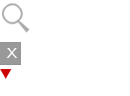
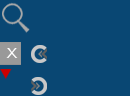
Layers edited between the first and the second 130 x 96 image:
added layer "over" above "Up" over [left=31, top=77, right=47, bottom=95]
added layer "Up" above "Bottom_Icons" over [left=31, top=45, right=47, bottom=63]
showed "Layer 1" over [left=0, top=0, right=130, bottom=96]
